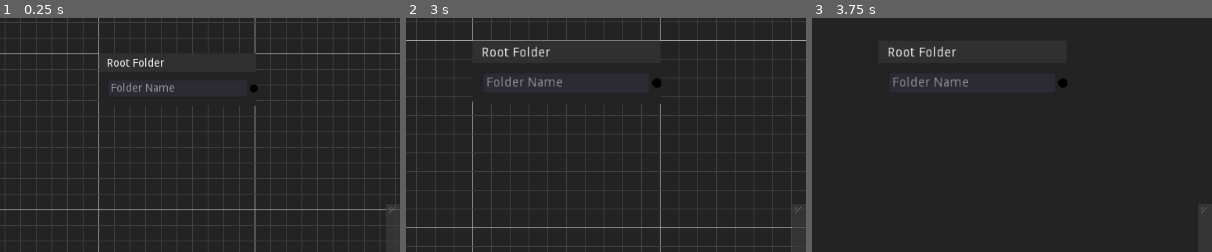
Above: before the commit, frames 1-3 (left to right).
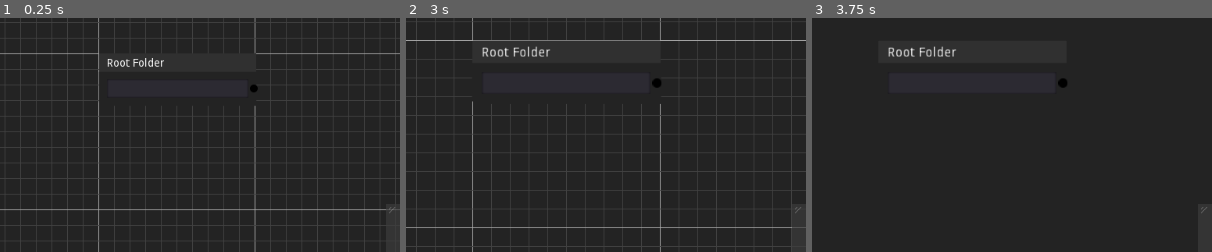
Above: after the commit, the same moments.

Repository: Mercadud/Godot-Project-Planner-Exporter
Game: Godot game, scene res://Scenes/Pages/Main Page.tscn
Two runs of this game, one before a commit and one after it. Both use one fixed random seed, a clock stepped at 60 frames per second and the inputs below.
Inputs (mouse positions are % of the whole screen's width and height, from its top left):
- Up to frame 1 (0.25 s): no input
- Up to frame 2 (3 s): click "File" at 0.5 s; click "Edit" at 1.25 s; click (3, 9) at 2 s; click (9, 9) at 2.75 s
- Up to frame 3 (3.75 s): click (12, 9) at 3.5 s
The pictures show only the part of the screen within x 8-58%, y 31-81%; the shares and areas given below are measured in that part.

The runs differ from the first frame. In frame 1, 0.2% of the frame differs, in the area x 27-44%, y 27-32%; in frame 2, 0.4%, in the area x 20-39%, y 25-30%; in frame 3, 0.4%.

Commit message:
replaced nodes with inherited nodes
-base node -> other nodes (speeds up programming since I would only have to write the code once)
-improved dictionary searching
-removed info tab so I could remake it easier to scale

Diff:
--- a/Scenes/Pages/Main Page.tscn
+++ b/Scenes/Pages/Main Page.tscn
@@ -2,7 +2,7 @@
 
 [ext_resource path="res://Fonts/Prosto_One/TitleBar.tres" type="DynamicFont" id=1]
 [ext_resource path="res://Script/Tree/editor/Editor.gd" type="Script" id=2]
-[ext_resource path="res://Scenes/nodes/RootFolder.tscn" type="PackedScene" id=3]
+[ext_resource path="res://Scenes/nodesInherited/RootFolder.tscn" type="PackedScene" id=3]
 [ext_resource path="res://Script/Tree/editor/Info.gd" type="Script" id=4]
 [ext_resource path="res://Assets/Nodes/Folder.png" type="Texture" id=5]
 [ext_resource path="res://Script/Tree/editor/GraphEdit.gd" type="Script" id=6]
@@ -337,11 +337,71 @@
 selected = 0
 
 [node name="Script" type="VBoxContainer" parent="Mount/MainWindow/Editor/Select/Info"]
-visible = false
 margin_top = 26.0
 margin_right = 200.0
-margin_bottom = 26.0
+margin_bottom = 110.0
 script = ExtResource( 15 )
+
+[node name="ScriptName" type="HSplitContainer" parent="Mount/MainWindow/Editor/Select/Info/Script"]
+margin_right = 200.0
+margin_bottom = 24.0
+
+[node name="Label" type="Label" parent="Mount/MainWindow/Editor/Select/Info/Script/ScriptName"]
+margin_top = 5.0
+margin_right = 78.0
+margin_bottom = 19.0
+text = "Script Name"
+__meta__ = {
+"_edit_use_anchors_": false
+}
+
+[node name="LineEdit" type="LineEdit" parent="Mount/MainWindow/Editor/Select/Info/Script/ScriptName"]
+margin_left = 90.0
+margin_right = 200.0
+margin_bottom = 24.0
+__meta__ = {
+"_edit_use_anchors_": false
+}
+
+[node name="HSeparator" type="HSeparator" parent="Mount/MainWindow/Editor/Select/Info/Script"]
+margin_top = 28.0
+margin_right = 200.0
+margin_bottom = 32.0
+
+[node name="functions" type="VBoxContainer" parent="Mount/MainWindow/Editor/Select/Info/Script"]
+margin_top = 36.0
+margin_right = 200.0
+margin_bottom = 84.0
+
+[node name="buttons" type="HBoxContainer" parent="Mount/MainWindow/Editor/Select/Info/Script/functions"]
+margin_right = 200.0
+margin_bottom = 20.0
+alignment = 1
+
+[node name="Label" type="Label" parent="Mount/MainWindow/Editor/Select/Info/Script/functions/buttons"]
+margin_left = 46.0
+margin_top = 3.0
+margin_right = 108.0
+margin_bottom = 17.0
+text = "Functions"
+align = 1
+
+[node name="addFunction" type="Button" parent="Mount/MainWindow/Editor/Select/Info/Script/functions/buttons"]
+margin_left = 112.0
+margin_right = 132.0
+margin_bottom = 20.0
+text = "+"
+
+[node name="removeFunction" type="Button" parent="Mount/MainWindow/Editor/Select/Info/Script/functions/buttons"]
+margin_left = 136.0
+margin_right = 153.0
+margin_bottom = 20.0
+text = "-"
+
+[node name="LineEdit" type="LineEdit" parent="Mount/MainWindow/Editor/Select/Info/Script/functions"]
+margin_top = 24.0
+margin_right = 200.0
+margin_bottom = 48.0
 
 [node name="Node" type="VBoxContainer" parent="Mount/MainWindow/Editor/Select/Info"]
 visible = false
@@ -351,9 +411,9 @@
 script = ExtResource( 16 )
 
 [node name="None" type="VBoxContainer" parent="Mount/MainWindow/Editor/Select/Info"]
-margin_top = 30.0
-margin_right = 200.0
-margin_bottom = 30.0
+margin_top = 114.0
+margin_right = 200.0
+margin_bottom = 114.0
 
 [node name="FileDialog" type="FileDialog" parent="Mount/MainWindow"]
 margin_top = 29.0
@@ -367,9 +427,8 @@
 [connection signal="gui_input" from="." to="." method="_on_Main_Page_gui_input"]
 [connection signal="resized" from="Mount/MainWindow/Editor" to="Mount/MainWindow/Editor" method="_on_Editor_resized"]
 [connection signal="connection_request" from="Mount/MainWindow/Editor/Graph/GraphEdit" to="Mount/MainWindow/Editor/Graph/GraphEdit" method="_on_GraphEdit_connection_request"]
+[connection signal="delete_nodes_request" from="Mount/MainWindow/Editor/Graph/GraphEdit" to="Mount/MainWindow/Editor/Graph/GraphEdit" method="_on_GraphEdit_delete_nodes_request"]
 [connection signal="disconnection_request" from="Mount/MainWindow/Editor/Graph/GraphEdit" to="Mount/MainWindow/Editor/Graph/GraphEdit" method="_on_GraphEdit_disconnection_request"]
-[connection signal="mouse_entered" from="Mount/MainWindow/Editor/Graph/GraphEdit" to="Mount/MainWindow/Editor/Graph/GraphEdit" method="_on_GraphEdit_mouse_entered"]
-[connection signal="mouse_exited" from="Mount/MainWindow/Editor/Graph/GraphEdit" to="Mount/MainWindow/Editor/Graph/GraphEdit" method="_on_GraphEdit_mouse_exited"]
 [connection signal="node_selected" from="Mount/MainWindow/Editor/Graph/GraphEdit" to="Mount/MainWindow/Editor/Select/Info" method="_on_GraphEdit_node_selected"]
 [connection signal="item_activated" from="Mount/MainWindow/Editor/Select/Nodes/Folders/ItemList" to="Mount/MainWindow/Editor/Graph/GraphEdit" method="_on_Folder_item_activated"]
 [connection signal="item_activated" from="Mount/MainWindow/Editor/Select/Nodes/Nodes/ItemList" to="Mount/MainWindow/Editor/Graph/GraphEdit" method="_on_Nodes_item_activated"]
--- a/Scenes/nodes/Folder.tscn
+++ b/Scenes/nodes/Folder.tscn
@@ -19,7 +19,6 @@
 custom_styles/frame = ExtResource( 1 )
 custom_styles/selectedframe = ExtResource( 2 )
 title = "  Folder"
-show_close = true
 slot/0/left_enabled = true
 slot/0/left_type = 0
 slot/0/left_color = Color( 1, 1, 1, 1 )
--- /dev/null
+++ b/Scenes/nodesInherited/BaseNode.tscn
@@ -0,0 +1,21 @@
+[gd_scene format=2]
+
+[node name="BaseNode" type="GraphNode"]
+margin_right = 201.0
+margin_bottom = 67.0
+show_close = true
+slot/0/left_enabled = false
+slot/0/left_type = 0
+slot/0/left_color = Color( 1, 1, 1, 1 )
+slot/0/right_enabled = false
+slot/0/right_type = 0
+slot/0/right_color = Color( 1, 1, 1, 1 )
+__meta__ = {
+"_edit_use_anchors_": false
+}
+
+[node name="LineEdit" type="LineEdit" parent="."]
+margin_left = 16.0
+margin_top = 24.0
+margin_right = 185.0
+margin_bottom = 48.0
--- /dev/null
+++ b/Scenes/nodesInherited/Folder.tscn
@@ -0,0 +1,22 @@
+[gd_scene load_steps=5 format=2]
+
+[ext_resource path="res://Scenes/nodesInherited/BaseNode.tscn" type="PackedScene" id=1]
+[ext_resource path="res://Themes/Nodes/Folder/Frame.tres" type="StyleBox" id=2]
+[ext_resource path="res://Themes/Nodes/Folder/SelectedFrame.tres" type="StyleBox" id=3]
+[ext_resource path="res://Script/Tree/inheritNodes/Folder.gd" type="Script" id=4]
+
+[node name="Folder" instance=ExtResource( 1 )]
+custom_styles/frame = ExtResource( 2 )
+custom_styles/selectedframe = ExtResource( 3 )
+title = "Folder"
+slot/0/left_enabled = true
+slot/0/left_color = Color( 0.588235, 0.588235, 0.588235, 1 )
+slot/0/right_enabled = true
+slot/0/right_color = Color( 0.588235, 0.588235, 0.588235, 1 )
+script = ExtResource( 4 )
+
+[node name="LineEdit" parent="." index="0"]
+margin_left = 10.0
+margin_top = 33.0
+margin_right = 191.0
+margin_bottom = 57.0
--- /dev/null
+++ b/Scenes/nodesInherited/Node.tscn
@@ -0,0 +1,24 @@
+[gd_scene load_steps=5 format=2]
+
+[ext_resource path="res://Scenes/nodesInherited/BaseNode.tscn" type="PackedScene" id=1]
+[ext_resource path="res://Script/Tree/inheritNodes/Node.gd" type="Script" id=2]
+[ext_resource path="res://Themes/Nodes/node/SelectedFrame.tres" type="StyleBox" id=3]
+[ext_resource path="res://Themes/Nodes/node/Frame.tres" type="StyleBox" id=4]
+
+[node name="Node" instance=ExtResource( 1 )]
+custom_styles/frame = ExtResource( 4 )
+custom_styles/selectedframe = ExtResource( 3 )
+title = "Node"
+slot/0/left_enabled = true
+slot/0/left_type = 1
+slot/0/left_color = Color( 0.388235, 0.760784, 0.34902, 1 )
+slot/0/right_enabled = true
+slot/0/right_type = 1
+slot/0/right_color = Color( 0.388235, 0.760784, 0.34902, 1 )
+script = ExtResource( 2 )
+
+[node name="LineEdit" parent="." index="0"]
+margin_left = 10.0
+margin_top = 33.0
+margin_right = 191.0
+margin_bottom = 57.0
--- /dev/null
+++ b/Scenes/nodesInherited/RootFolder.tscn
@@ -0,0 +1,22 @@
+[gd_scene load_steps=5 format=2]
+
+[ext_resource path="res://Scenes/nodesInherited/BaseNode.tscn" type="PackedScene" id=1]
+[ext_resource path="res://Themes/Nodes/RootFolder/frame.tres" type="StyleBox" id=2]
+[ext_resource path="res://Themes/Nodes/RootFolder/SelectedFrame.tres" type="StyleBox" id=3]
+[ext_resource path="res://Script/Tree/inheritNodes/RootFolder.gd" type="Script" id=4]
+
+[node name="RootFolder" instance=ExtResource( 1 )]
+custom_styles/frame = ExtResource( 2 )
+custom_styles/selectedframe = ExtResource( 3 )
+custom_colors/title_color = Color( 1, 1, 1, 1 )
+title = "Root Folder"
+show_close = false
+slot/0/right_enabled = true
+slot/0/right_color = Color( 0, 0, 0, 1 )
+script = ExtResource( 4 )
+
+[node name="LineEdit" parent="." index="0"]
+margin_left = 10.0
+margin_top = 33.0
+margin_right = 191.0
+margin_bottom = 57.0
--- /dev/null
+++ b/Scenes/nodesInherited/Scene.tscn
@@ -0,0 +1,23 @@
+[gd_scene load_steps=5 format=2]
+
+[ext_resource path="res://Scenes/nodesInherited/BaseNode.tscn" type="PackedScene" id=1]
+[ext_resource path="res://Script/Tree/inheritNodes/Scene.gd" type="Script" id=2]
+[ext_resource path="res://Themes/Nodes/Scene/SelectedFrame.tres" type="StyleBox" id=3]
+[ext_resource path="res://Themes/Nodes/Scene/Frame.tres" type="StyleBox" id=4]
+
+[node name="Scene" instance=ExtResource( 1 )]
+custom_styles/frame = ExtResource( 4 )
+custom_styles/selectedframe = ExtResource( 3 )
+title = "Scene"
+slot/0/left_enabled = true
+slot/0/left_color = Color( 0.2, 0.231373, 0.309804, 1 )
+slot/0/right_enabled = true
+slot/0/right_type = 1
+slot/0/right_color = Color( 0.2, 0.231373, 0.309804, 1 )
+script = ExtResource( 2 )
+
+[node name="LineEdit" parent="." index="0"]
+margin_left = 10.0
+margin_top = 33.0
+margin_right = 191.0
+margin_bottom = 57.0
--- /dev/null
+++ b/Scenes/nodesInherited/Script.tscn
@@ -0,0 +1,21 @@
+[gd_scene load_steps=5 format=2]
+
+[ext_resource path="res://Scenes/nodesInherited/BaseNode.tscn" type="PackedScene" id=1]
+[ext_resource path="res://Script/Tree/inheritNodes/Script.gd" type="Script" id=2]
+[ext_resource path="res://Themes/Nodes/Script/Frame.tres" type="StyleBox" id=3]
+[ext_resource path="res://Themes/Nodes/Script/SelectedFrame.tres" type="StyleBox" id=4]
+
+[node name="Script" instance=ExtResource( 1 )]
+custom_styles/frame = ExtResource( 3 )
+custom_styles/selectedframe = ExtResource( 4 )
+title = "Script"
+slot/0/left_enabled = true
+slot/0/left_color = Color( 1, 0.439216, 0.521569, 1 )
+slot/0/right_color = Color( 1, 0.439216, 0.521569, 1 )
+script = ExtResource( 2 )
+
+[node name="LineEdit" parent="." index="0"]
+margin_left = 10.0
+margin_top = 33.0
+margin_right = 191.0
+margin_bottom = 57.0
--- a/Script/Tree/editor/Folder.gd
+++ b/Script/Tree/editor/Folder.gd
@@ -7,10 +7,3 @@
 
 func setNode(n):
 	childLoc = n
-	updateInfo(childLoc.info)
-
-func _on_LineEdit_text_changed(new_text):
-	childLoc.FolderNameUpdate(new_text)
-
-func updateInfo(arr):
-	$FolderName/LineEdit.text = arr.folderName
--- a/Script/Tree/editor/GraphEdit.gd
+++ b/Script/Tree/editor/GraphEdit.gd
@@ -1,8 +1,4 @@
 extends GraphEdit
-
-
-var mouseLocation
-var recordMouseLocation = false
 
 var spawnLoc = Vector2(20,20)
 var nodeCount = 1
@@ -13,36 +9,30 @@
 	updateConnectionList()
 
 func _physics_process(_delta):
-	if recordMouseLocation:
-		mouseLocation = get_local_mouse_position()
 	loadConnections()
 
-func spawnNode(nodeName, _dragged):
-	var node = load("res://Scenes/nodes/" + nodeName + ".tscn")
+func spawnNode(nodeName):
+	var node = load("res://Scenes/nodesInherited/" + nodeName + ".tscn")
 	var inst = node.instance()
 	inst.offset += spawnLoc + (nodeCount * Vector2(20,20))
 	add_child(inst)
 	print(get_children())
-	inst.info.nodeName = inst
 	nodeCount += 1
 
-func _on_GraphEdit_mouse_entered():
-	recordMouseLocation = true
-
-func _on_GraphEdit_mouse_exited():
-	recordMouseLocation = false
+func _on_GraphEdit_delete_nodes_request():
+	nodeCount -= 1
 
 func _on_Folder_item_activated(_index):
-	spawnNode("Folder", false)
+	spawnNode("Folder")
 
 func _on_Nodes_item_activated(index):
 	if index == 0:
-		spawnNode("Scene", false)
+		spawnNode("Scene")
 	if index == 1:
-		spawnNode("Node", false)
+		spawnNode("Node")
 
 func _on_Misc_item_activated(_index):
-	spawnNode("Script", false)
+	spawnNode("Script")
 
 func _on_GraphEdit_connection_request(from, from_slot, to, to_slot):
 	updateConnectionList()
@@ -66,24 +56,22 @@
 func loadConnections():
 	if (data.loadedNewProject == true):
 		for i in data.connectionList.size():
-			if "Folder" in data.connectionList[i].values()[2]:
-				spawnNode("Folder", false)
-			elif "Scene" in data.connectionList[i].values()[2]:
-				spawnNode("Scene", false)
-			elif "Node" in data.connectionList[i].values()[2]:
-				spawnNode("Node", false)
-			elif "Script" in data.connectionList[i].values()[2]:
-				spawnNode("Script", false)
+			if "Folder" in data.connectionList[i]["nodeName"]:
+				spawnNode("Folder")
+			elif "Scene" in data.connectionList[i]["nodeName"]:
+				spawnNode("Scene")
+			elif "Node" in data.connectionList[i]["nodeName"]:
+				spawnNode("Node")
+			elif "Script" in data.connectionList[i]["nodeName"]:
+				spawnNode("Script")
 		for i in data.connectionList.size():
-			if connect_node(data.connectionList[i].values()[0],
-			 data.connectionList[i].values()[1],
-			 data.connectionList[i].values()[2],
-			 data.connectionList[i].values()[3]) == OK:
+			if connect_node(data.connectionList[i]["from"],
+			 data.connectionList[i]["from_slot"],
+			 data.connectionList[i]["to"],
+			 data.connectionList[i]["to_slot"]) == OK:
 				print(data.connectionList[i])
 		data.loadedNewProject = false
 
 func _on_GraphEdit_disconnection_request(from, from_slot, to, to_slot):
-	if "Script" in to:
-		get_node(to).disconnectedFromNode()
 	disconnect_node(from, from_slot, to, to_slot)
 	updateConnectionList()
--- a/Script/Tree/editor/Scene.gd
+++ b/Script/Tree/editor/Scene.gd
@@ -9,13 +9,3 @@
 
 func setNode(n):
 	childLoc = n
-
-func _on_OptionButton_item_selected(index):
-	pass # Replace with function body.
-
-func updateInfo(arr):
-	$SceneName/LineEdit.text = arr.sceneName
-
-
-func _on_LineEdit_text_changed(new_text):
-	pass
--- /dev/null
+++ b/Script/Tree/inheritNodes/BaseNode.gd
@@ -0,0 +1,29 @@
+extends GraphNode
+
+var info = {
+	"id":0,
+	"nodeName":self.name,
+	"parentNode":null,
+	"isCreated":false,
+	"location":Vector2(),
+	"name":""
+}
+
+onready var data = $"/root/Saver"
+
+func updateInfo():
+	var exist = false
+	var location
+	for i in data.nodeList.size():
+		if data.nodeList[i]["id"] == info.nodeCode:
+			exist = true
+			location = i
+			break
+	if (!exist):
+		data.nodeList.push_back(info)
+	if exist:
+		data.nodeList[location]["location"] = info["location"]
+		updateSpecialInfo(location)
+
+func updateSpecialInfo(_loc):
+	print("badNews // updateSpecialInfo()")
--- /dev/null
+++ b/Script/Tree/inheritNodes/Folder.gd
@@ -0,0 +1,8 @@
+extends "res://Script/Tree/inheritNodes/BaseNode.gd"
+
+
+func _ready():
+	pass
+
+func updateSpecialInfo(_loc):
+	pass
--- /dev/null
+++ b/Script/Tree/inheritNodes/Node.gd
@@ -0,0 +1,8 @@
+extends "res://Script/Tree/inheritNodes/BaseNode.gd"
+
+
+func _ready():
+	info["nodeType"] = ""
+
+func updateSpecialInfo(loc):
+	data.nodeList[loc]["nodeType"] = info["nodeType"]
--- /dev/null
+++ b/Script/Tree/inheritNodes/RootFolder.gd
@@ -0,0 +1,8 @@
+extends "res://Script/Tree/inheritNodes/BaseNode.gd"
+
+
+func _ready():
+	pass
+
+func updateSpecialInfo(_loc):
+	pass
--- /dev/null
+++ b/Script/Tree/inheritNodes/Scene.gd
@@ -0,0 +1,10 @@
+extends "res://Script/Tree/inheritNodes/BaseNode.gd"
+
+
+func _ready():
+	info["sceneType"] = ""
+	info["scriptAttached"] = null
+
+func updateSpecialInfo(loc):
+	data.nodeList[loc]["sceneType"] = info["sceneType"]
+	data.nodeList[loc]["scriptAttached"] = info["scriptAttached"]
--- /dev/null
+++ b/Script/Tree/inheritNodes/Script.gd
@@ -0,0 +1,8 @@
+extends "res://Script/Tree/inheritNodes/BaseNode.gd"
+
+
+func _ready():
+	info["functions"] = []
+
+func updateSpecialInfo(loc):
+	data.nodeList[loc]["functions"] = info["functions"]
